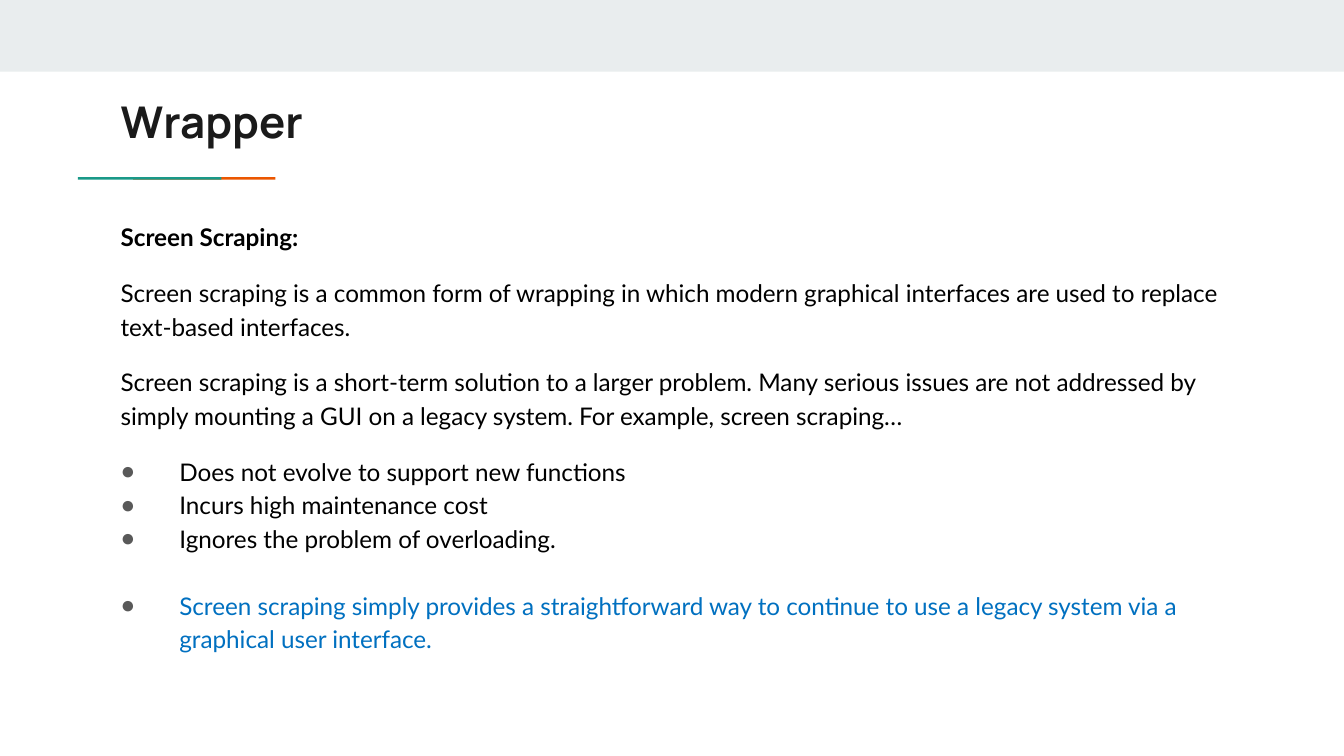
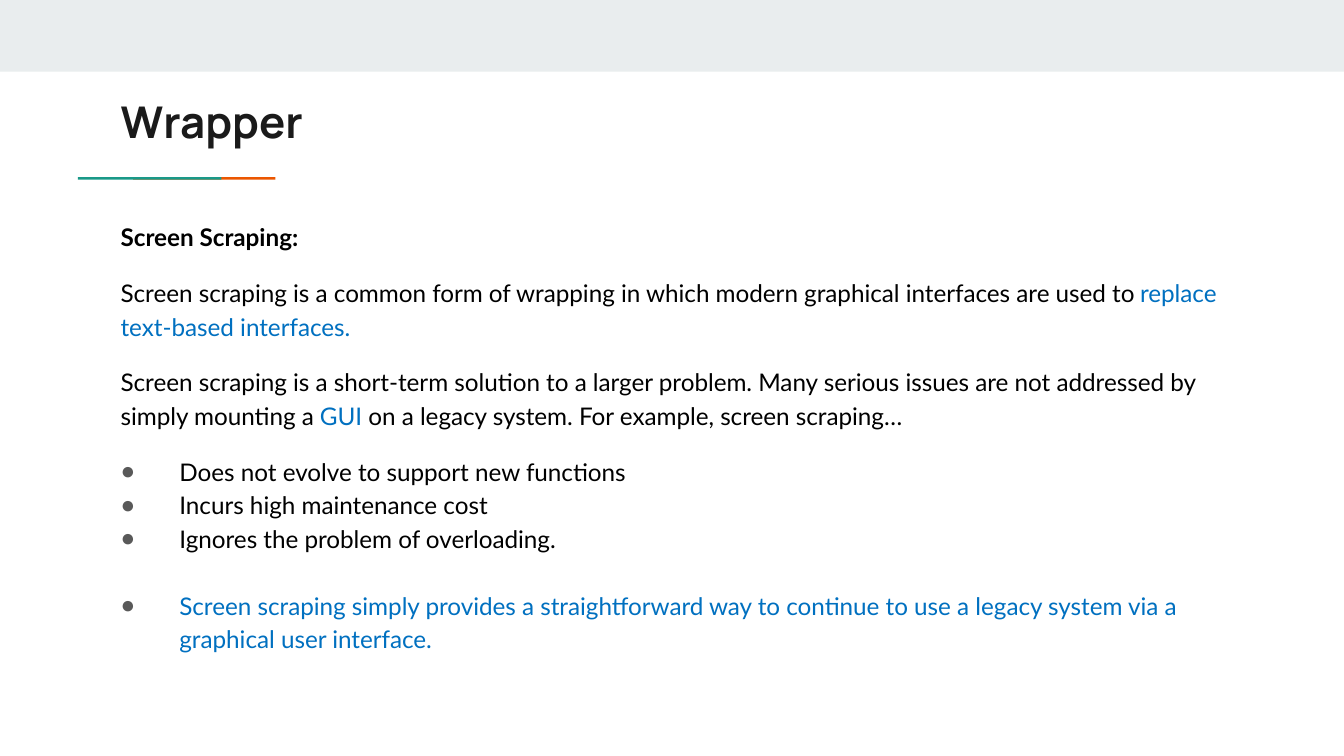
Before and after one commit to GoonerMAK/SWE_4801_Software_Maintenance, a slide deck: slide 17 of Chapter 13_legacy Systems.pptx. Drawn at 1344x756 pixels with LibreOffice and Linux fonts; fonts in the diff are those of the drawing. Boxes give left, top, right and bottom in pixels: in the first picture for what was removed or moved away, otherwise in the second. Text is boxed around its words. In the diff, an @@ line names an element or a change of style, - is before the commit and + after.

```diff
--- a/Chapter 13_legacy Systems.pptx
+++ b/Chapter 13_legacy Systems.pptx
@@ text at box(121, 284, 1217, 430): text colour #000000 to #0070C0 in "replace text-based interfaces.", "GUI" @@
```
Also in this commit, not shown: 4 other slides changed, 2 slides added, 7 other files.
